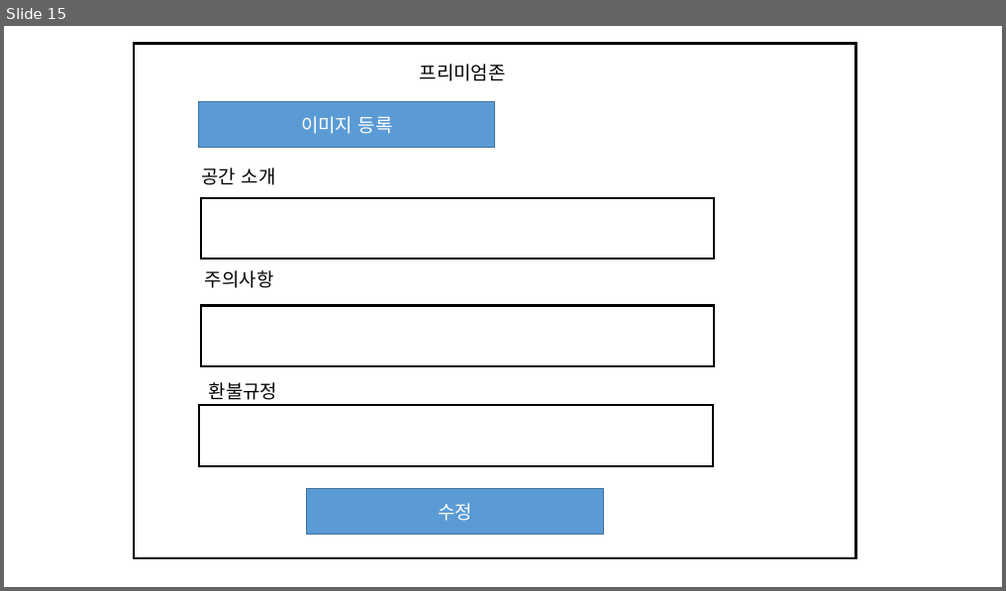
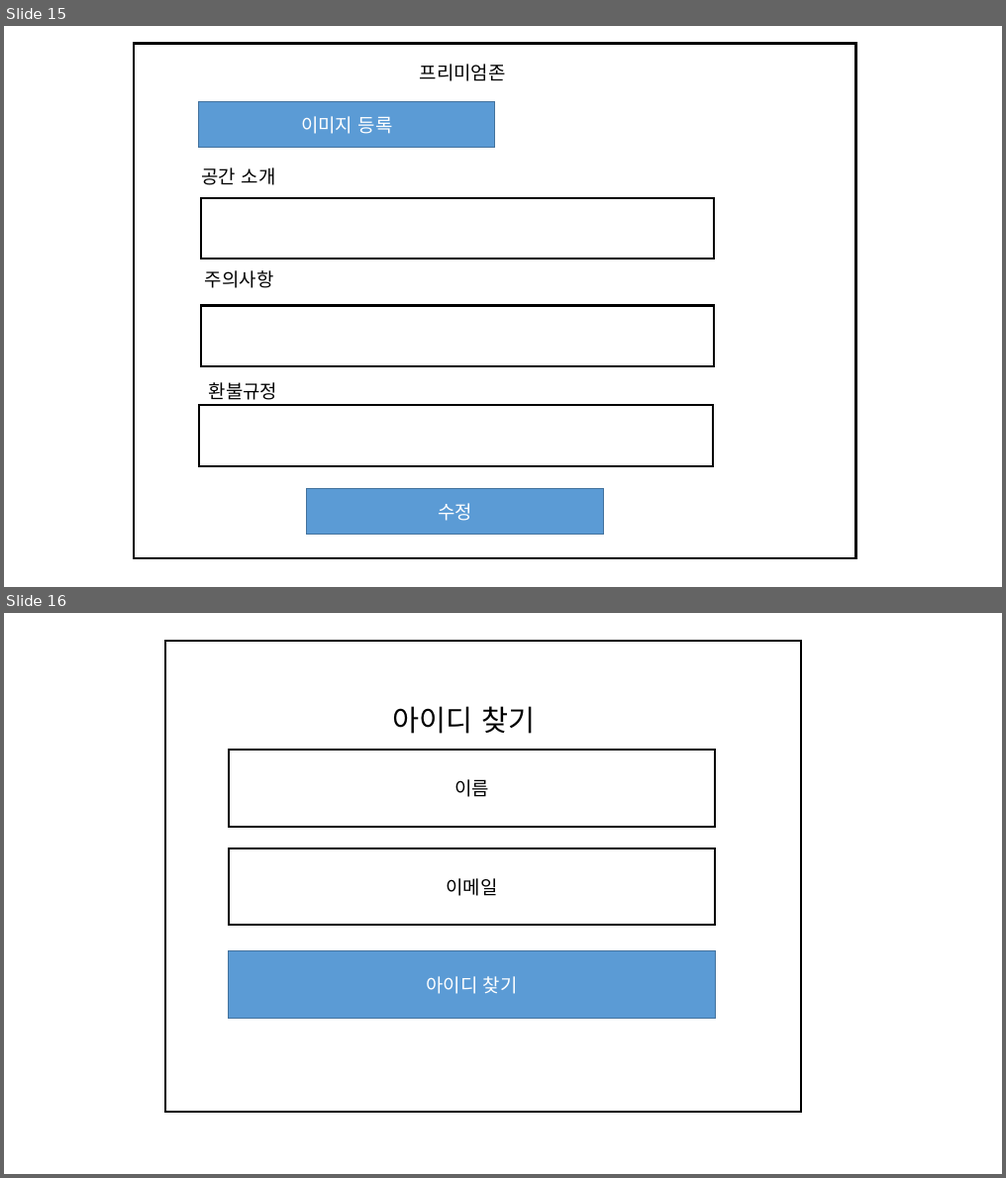
Before and after one commit to ezenteam2/e-Zone, a slide deck: gr2_kkb/기범- 화면설계(Project5).pptx. Shown one above the other, each under a label of ours: slide 15 before the commit, slides 15 and 16 after it. The pictures are 1006x591 and 1006x1178 pixels, drawn with LibreOffice and Linux fonts; fonts in the diff are those of the drawing. Boxes give left, top, right and bottom in pixels: in the first picture for what was removed or moved away, otherwise in the second. Text is boxed around its words. In the diff, an @@ line names an element or a change of style, - is before the commit and + after.

```diff
--- a/gr2_kkb/기범- 화면설계(Project5).pptx
+++ b/gr2_kkb/기범- 화면설계(Project5).pptx
@@ slide 16 added at (4, 613, 1002, 1174), background #FFFFFF @@
@@ rectangle added at (165, 641, 801, 1112), outline #000000 2 pt @@
@@ text added at (393, 706, 535, 734), 28 pt, text #000000 @@
+아이디 찾기
@@ rectangle added at (229, 750, 715, 827), outline #000000 2 pt, 18 pt, text #000000 @@
+이름
@@ rectangle added at (229, 848, 715, 925), outline #000000 2 pt, 18 pt, text #000000 @@
+이메일
@@ rectangle added at (229, 952, 715, 1019), fill #5B9BD5, outline #43739E 1 pt, 18 pt, text #FFFFFF @@
+아이디 찾기
```
Also in this commit, not shown: 2 other slides added, 2 other files.
